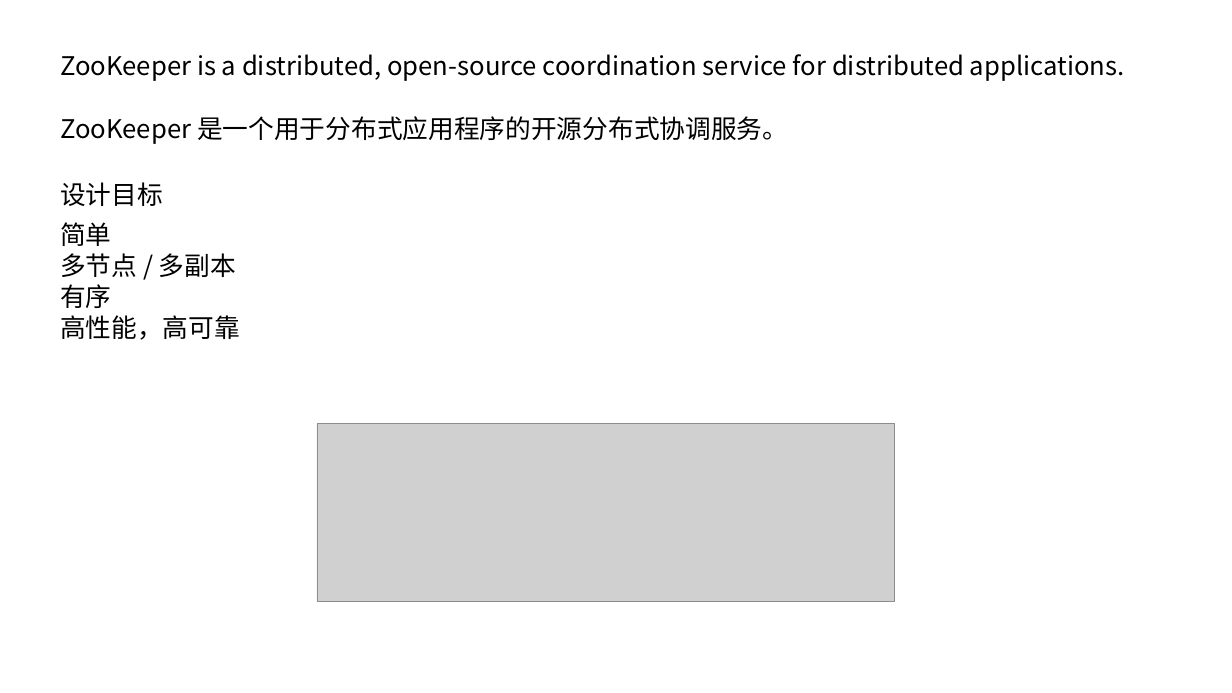
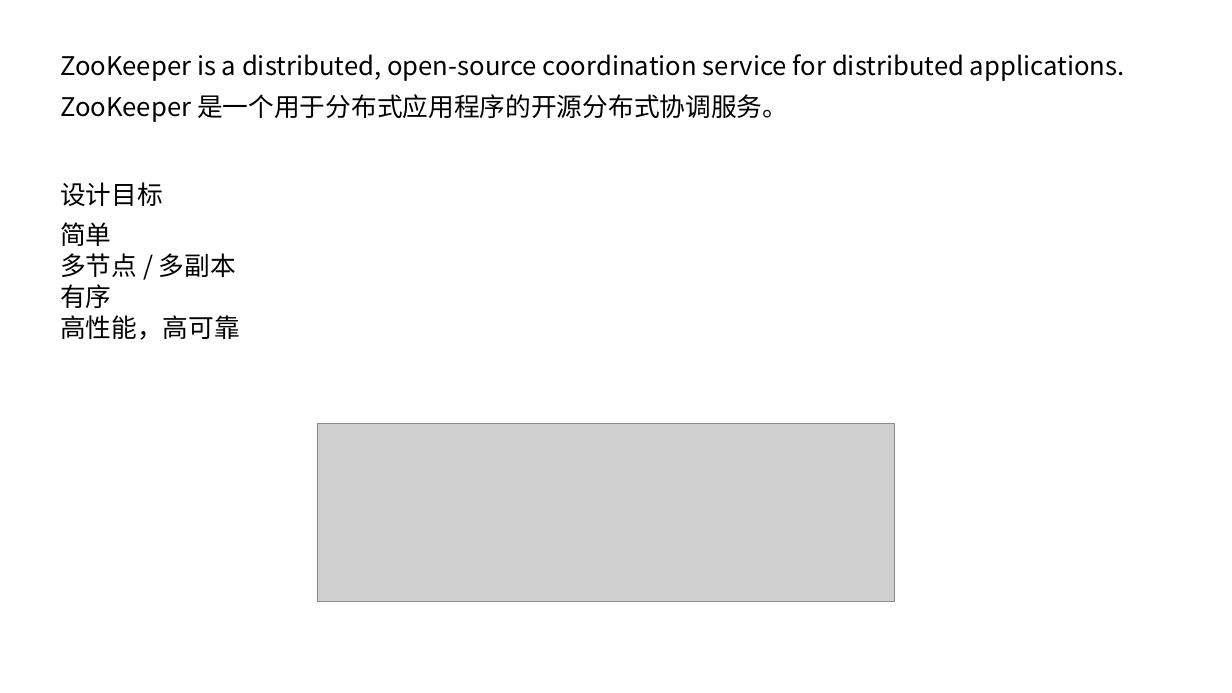
Before and after one commit to zozospider/note, a slide deck: slide 25 of data-system/ZooKeeper_share1_v4.pptx. Drawn at 1232x693 pixels with LibreOffice and Linux fonts; fonts in the diff are those of the drawing; grey boxes stand for pictures. Boxes give left, top, right and bottom in pixels: in the first picture for what was removed or moved away, otherwise in the second. Text is boxed around its words. In the diff, an @@ line names an element or a change of style, - is before the commit and + after.

```diff
--- a/data-system/ZooKeeper_share1_v4.pptx
+++ b/data-system/ZooKeeper_share1_v4.pptx
@@ text "ZooKeeper 是一个用于分布式应用程序的开源分布式协调服务。": place and size @@
-text "ZooKeeper 是一个用于分布式应用程序的开源分布式协调服务。" at <box>60,116,788,144</box>
+text "ZooKeeper 是一个用于分布式应用程序的开源分布式协调服务。" at <box>60,94,788,122</box>
```
Also in this commit, not shown: 4 other slides changed.
